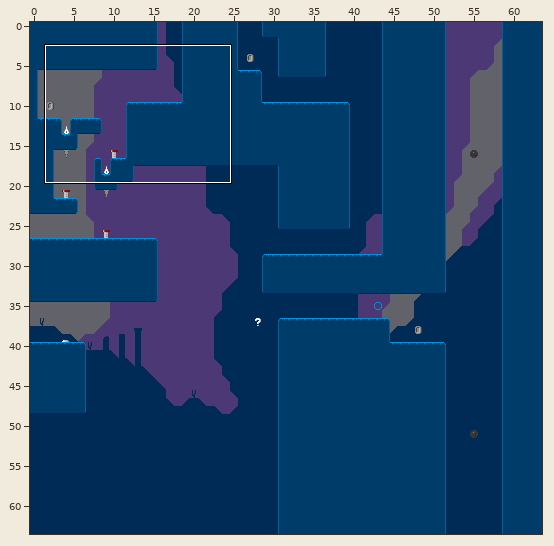
Tiled map (JSON) -- tiled/maps/4-3.json. Above, an overview of the earlier version with the close-up marked.
Close-up. As it was:
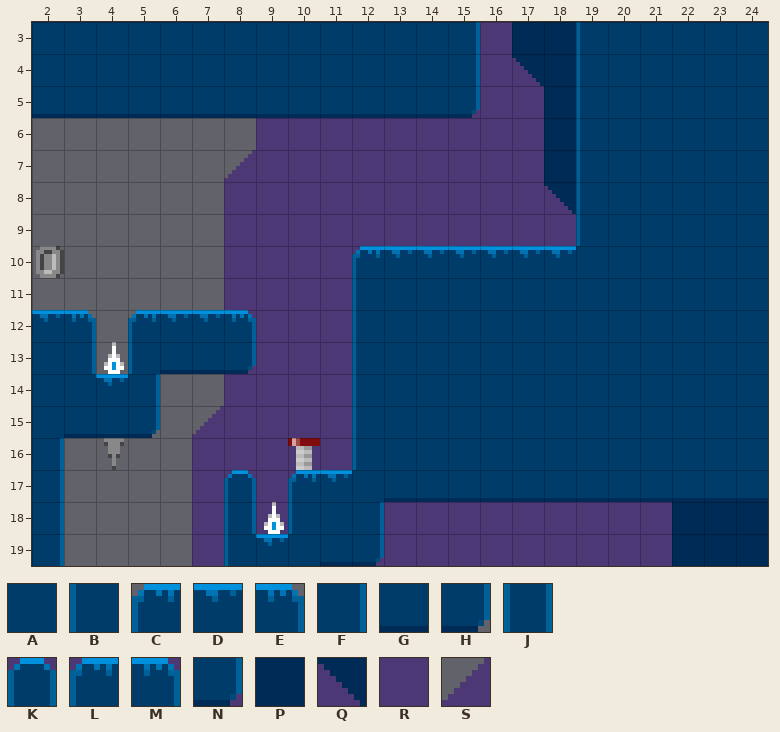
Cells are 8x8 px. Shown: x 2..24, y 3..19.
Key: from "tileset": A 0, B 1, C 2, D 3, E 4, F 9, G 11, H 12, J 14, K 21, L 22, M 23, N 31, P 32, Q 38, R 40, S 44.
_ is an empty cell.
Layer "main" before, first column x 2:
 3 AAAAAAAAAAAAAFRPPBAAAAA
 4 AAAAAAAAAAAAAFRQPBAAAAA
 5 GGGGGGGGGGGGGNRRPBAAAAA
 6 _______RRRRRRRRRPBAAAAA
 7 ______SRRRRRRRRRPBAAAAA
 8 ______RRRRRRRRRRQBAAAAA
 9 ______RRRRRRRRRRRBAAAAA
10 ______RRRRLDDDDDDAAAAAA
11 ______RRRRBAAAAAAAAAAAA
12 DE_CDDMRRRBAAAAAAAAAAAA
13 AF_BGGNRRRBAAAAAAAAAAAA
14 AADF__RRRRBAAAAAAAAAAAA
15 AGGH_SRRRRBAAAAAAAAAAAA
16 F____RRRRRBAAAAAAAAAAAA
17 F____RKRLDAGGGGGGGGGGGG
18 F____RJRBAFRRRRRRRRRPPP
19 F____RBDAGNRRRRRRRRRPPP
The result:
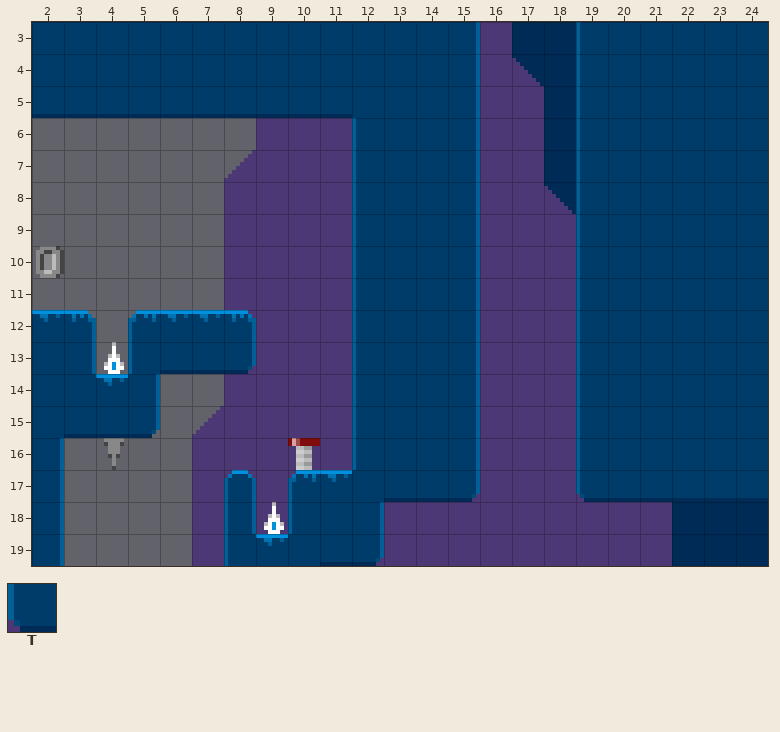
Further tiles: from "tileset": T 30.
Change:
Layer "main":
The author changed tile D to tile A in row 10 at x 13 to 14.
The author changed tile G to tile A in row 5 at x 12 to 14.
The author changed tile R to tile A in rows 6 to 9 at x 13 to 14.
The author changed tile A to tile B in rows 10 to 16 at x 19.
The author changed tile L to tile B in row 10 at x 12.
The author changed tile R to tile B in rows 6 to 9 at x 12.
The author changed tile A to tile F in rows 11 to 16 at x 15.
The author changed tile D to tile F in row 10 at x 15.
The author changed tile N to tile F in row 5 at x 15.
The author changed tile R to tile F in rows 6 to 9 at x 15.
The author changed tile G to tile N in row 17 at x 15.
The author changed tile A to tile R in rows 11 to 16 at x 16 to 18.
The author changed tile D to tile R in row 10 at x 16 to 18.
The author changed tile G to tile R in row 17 at x 16 to 18.
The author changed tile G to tile T in row 17 at x 19.
